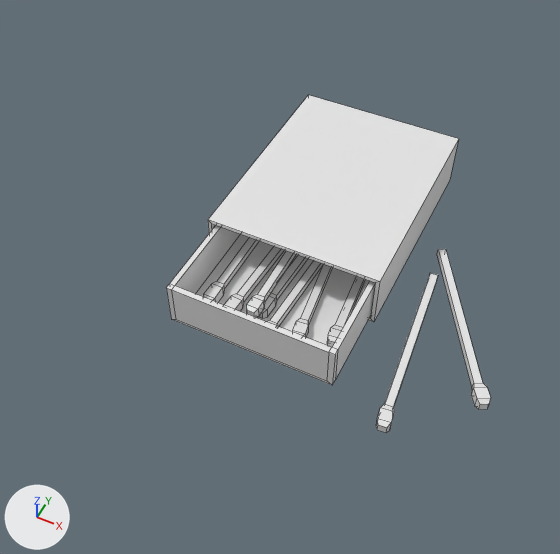
One commit to the FBX model Assets/Art/Models/MOD_Matchbox.fbx: the scene before it, then after it.
Camera for both pictures: a camera (50 mm lens) standing at (0.095, -0.251, 0.257) and looking at (-0.003, -0.053, 0.01). Arrows for +X, +Y and +Z are at lower left; the lights stay in place. Mesh edges are drawn as thin lines. Where no turn or scale is listed for an object, it has been applied to the vertices.

The older version as bpy lines, for what is in view:
```python
me_cube_001 = bpy.data.meshes.new('Cube.001')
me_cube_001.from_pydata(...)  # 220 vertices, 197 faces; spans x -0.039..0.095, y -0.1..0.051, z 0.0..0.026
me_cube_001.materials.append(mat_material)  # white #e7e7e7
ob_mod_matchbox = bpy.data.objects.new('MOD_MatchBox', me_cube_001)
ob_mod_matchbox.location = (0.0, 0.0, 0.0)
```
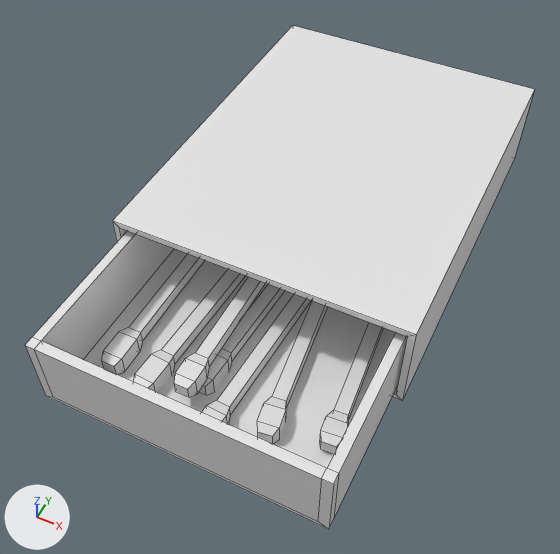
Commit message: Scene stuff, changed matchbox model

Diff of the bpy script that builds the scene:
```diff
--- a/Assets/Art/Models/MOD_Matchbox.fbx.py
+++ b/Assets/Art/Models/MOD_Matchbox.fbx.py
@@ me_cube_001 @@
 me_cube_001.from_pydata(...)  # 220 vertices, 197 faces; spans x -0.039..0.095, y -0.1..0.051, z 0.0..0.026
 # used by ob_mod_matchbox; location = (0.0, 0.0, 0.0)
+# me_cube_001 part 1: the loose piece of 24 vertices spanning x -0.037..0.037, y -0.088..0.041, z 0.002..0.022 is scaled about the mesh origin by 1.62
+# me_cube_001 part 2: the loose piece of 16 vertices spanning x -0.039..0.039, y -0.051..0.051, z 0.0..0.026 is scaled about the mesh origin by 1.62
+# me_cube_001 part 3: the loose piece of 20 vertices spanning x -0.006..0.005, y -0.072..0.045, z 0.002..0.007 is scaled about the mesh origin by 1.62
+# me_cube_001 part 4: the loose piece of 20 vertices spanning x -0.018..-0.008, y -0.079..0.038, z 0.002..0.007 is scaled about the mesh origin by 1.62
+# me_cube_001 part 5: the loose piece of 20 vertices spanning x 0.0..0.018, y -0.077..0.038, z 0.002..0.007 is scaled about the mesh origin by 1.62
+# me_cube_001 part 6: the loose piece of 20 vertices spanning x 0.017..0.032, y -0.073..0.041, z 0.002..0.009 is scaled about the mesh origin by 1.62
+# me_cube_001 part 7: the loose piece of 20 vertices spanning x -0.008..-0.003, y -0.077..0.038, z 0.007..0.014 is scaled about the mesh origin by 1.62
+# me_cube_001 part 8: the loose piece of 20 vertices spanning x -0.029..-0.023, y -0.077..0.04, z 0.003..0.008 is scaled about the mesh origin by 1.62
+# me_cube_001 part 9: the loose piece of 20 vertices spanning x 0.001..0.011, y -0.086..0.032, z 0.002..0.007 is scaled about the mesh origin by 1.62
+# me_cube_001 part 10: the loose piece of 20 vertices spanning x 0.05..0.095, y -0.074..0.0, z 0.0..0.006 is deleted
+# me_cube_001 part 11: the loose piece of 20 vertices spanning x 0.052..0.064, y -0.1..-0.016, z 0.0..0.007 is deleted
 me_cube_001.materials.append(mat_material)
```

Boxes [x1, y1, x2, y2] around the edits, measured in the pictures (560 x 554 px; the box of a moved part takes in the faces that stretch with it):
'MOD_MatchBox', reshaped (56% wider, 49% taller): before [166, 95, 491, 433]; after [25, 25, 534, 529]
part 1 of me_cube_001, moved or reshaped: before [166, 225, 375, 385]; after [25, 231, 407, 529]
part 2 of me_cube_001, moved or reshaped: before [208, 95, 459, 322]; after [112, 25, 534, 400]
part 3 of me_cube_001, moved or reshaped: before [259, 255, 308, 318]; after [199, 284, 285, 395]
part 4 of me_cube_001, moved or reshaped: before [224, 247, 284, 311]; after [134, 269, 246, 392]
part 5 of me_cube_001, moved or reshaped: before [293, 264, 332, 337]; after [257, 301, 327, 444]
part 6 of me_cube_001, moved or reshaped: before [327, 276, 365, 347]; after [320, 322, 383, 454]
part 7 of me_cube_001, moved or reshaped: before [247, 251, 296, 318]; after [174, 277, 265, 397]
part 8 of me_cube_001, moved or reshaped: before [204, 238, 259, 302]; after [102, 254, 205, 374]
part 9 of me_cube_001, moved or reshaped: before [267, 261, 323, 326]; after [202, 294, 311, 424]
part 10 of me_cube_001, deleted: before [437, 249, 491, 409]
part 11 of me_cube_001, deleted: before [376, 273, 438, 433]
